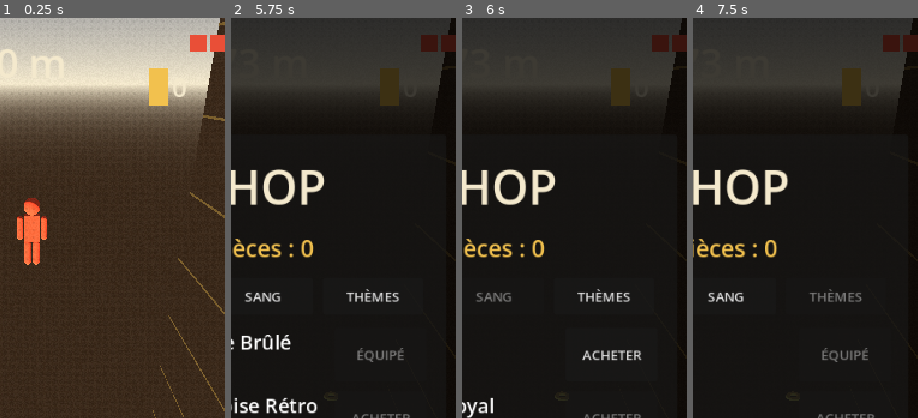
Above: before the commit, frames 1-4 (left to right).
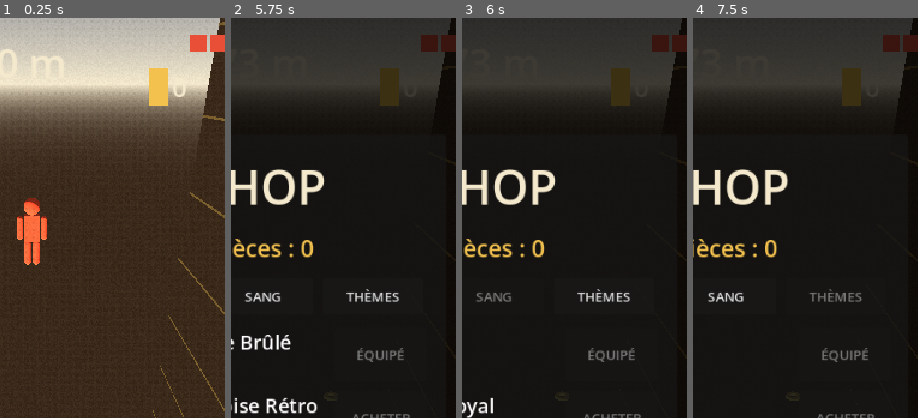
Above: after the commit, the same moments.

Repository: quvntvn/Hyperdive
Game: Godot game, scene res://scenes/game/main_game.tscn
The game is run twice, just before and just after one commit, with the same random seed, the same clock (stepped at 60 frames per second) and the same inputs. This scene is started directly instead of the project's main scene.
Inputs (mouse positions are % of the whole screen's width and height, from its top left):
- Up to frame 1 (0.25 s): no input
- Up to frame 2 (5.75 s): tap Enter at 0.5 s; move the mouse to (72, 45) at 0.52 s; hold D (move_right) 0.53-1.25 s; tap 1 at 0.6, 5.1 s; click (72, 45) at 0.67 s; drag from (30, 55) to (45, 70) at 1.27 s; move the mouse to (60, 28) at 2.02 s; hold D (move_right) 2.03-2.75 s; tap 3 at 2.1 s; drag from (45, 70) to (20, 35) at 2.77 s; move the mouse to (80, 65) at 3.52 s; hold A (move_left) 3.53-4.25 s; tap 2 at 3.6 s; drag from (20, 35) to (35, 25) at 4.27 s; move the mouse to (55, 50) at 5.02 s; hold S from 5.03 s (still down); click (55, 50) at 5.17 s
- Up to frame 3 (6 s): release S at 5.75 s; click "SANG" at 5.75 s
- Up to frame 4 (7.5 s): click "SKINS" at 6.5 s; click "THÈMES" at 7.25 s
The pictures show only the part of the screen within x 43-93%, y 0-50%; the shares and areas given below are measured in that part.

Frames 1-2 are identical in both runs. In frame 3, 0.5% of the frame differs, in the area x 53-80%, y 82-86%; in frame 4, nothing differs.

Commit message:
fix(cosmetics): migration des anciens ids de trail vers sang
Co-Authored-By: Claude Sonnet 4.6 <noreply@anthropic.com>

Diff:
--- a/hyperdive/scripts/autoload/settings_manager.gd
+++ b/hyperdive/scripts/autoload/settings_manager.gd
@@ -26,8 +26,8 @@
 var best_distance: int = 0
 var owned_skins: Array[String] = ["default"]
 var equipped_skin: String = "default"
-var owned_trails: Array[String] = ["default"]
-var equipped_trail: String = "default"
+var owned_trails: Array[String] = ["sang"]
+var equipped_trail: String = "sang"
 var owned_themes: Array[String] = ["default"]
 var equipped_theme: String = "default"
 var claimed_missions: Array[String] = []
@@ -301,6 +301,18 @@
 		campaign_level += 1
 	save_settings()
 
+func _migrate_trails() -> void:
+	var legacy_ids: Array[String] = ["default", "turquoise", "orange", "mustard", "bordeaux", "creme"]
+	if equipped_trail in legacy_ids:
+		equipped_trail = "sang"
+	var cleaned: Array[String] = []
+	for tid in owned_trails:
+		if not tid in legacy_ids:
+			cleaned.append(tid)
+	if not "sang" in cleaned:
+		cleaned.insert(0, "sang")
+	owned_trails.assign(cleaned)
+
 func save_settings() -> void:
 	var cfg: ConfigFile = ConfigFile.new()
 	cfg.set_value("input", "control_mode", control_mode)
@@ -339,8 +351,9 @@
 	best_distance = cfg.get_value("stats", "best_distance", 0)
 	owned_skins.assign(cfg.get_value("cosmetics", "owned_skins", ["default"]))
 	equipped_skin = cfg.get_value("cosmetics", "equipped_skin", "default")
-	owned_trails.assign(cfg.get_value("cosmetics", "owned_trails", ["default"]))
-	equipped_trail = cfg.get_value("cosmetics", "equipped_trail", "default")
+	owned_trails.assign(cfg.get_value("cosmetics", "owned_trails", ["sang"]))
+	equipped_trail = cfg.get_value("cosmetics", "equipped_trail", "sang")
+	_migrate_trails()
 	owned_themes.assign(cfg.get_value("cosmetics", "owned_themes", ["default"]))
 	equipped_theme = cfg.get_value("cosmetics", "equipped_theme", "default")
 	claimed_missions.assign(cfg.get_value("missions", "claimed_missions", []))
